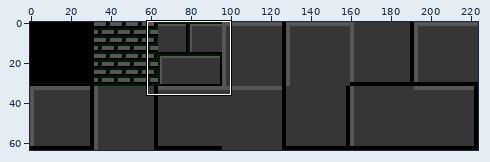
Two states of a sprite sheet, MMOProject/sprites/dungeon_all_2/9e9448c7-b501-4faa-bf29-63afdfe4860b.png. The first picture is a wide view before the edit; the outline marks the close-up.
Close-up. Before:
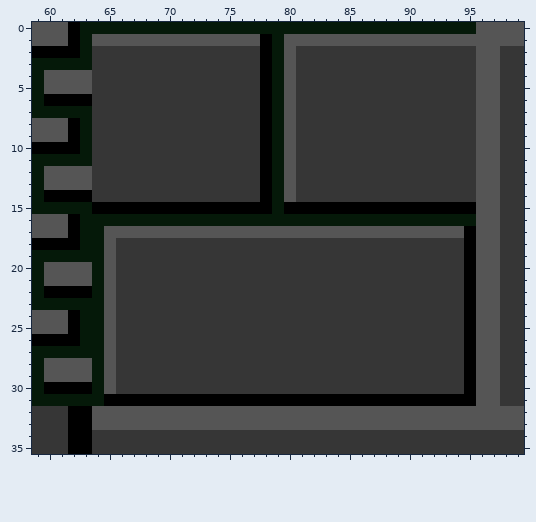
The file is 224x64 pixels. Colours within 5 levels of each other are drawn and written as one. Shown: x 59..99, y 0..35.
The result:
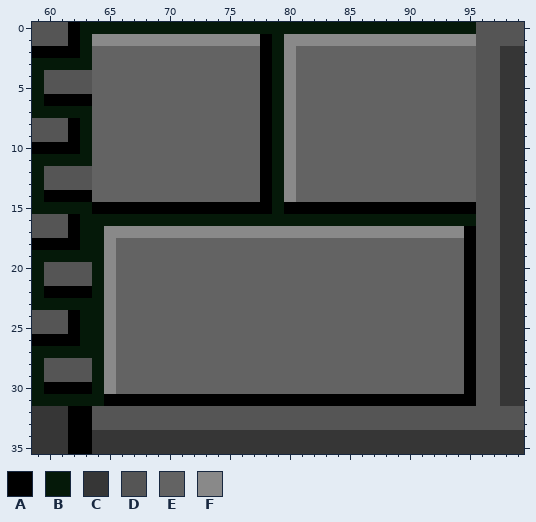
Palette (. is transparent): A #000000  B #051909  C #363636  D #555555  E #636363  F #898989
Difference:
@@ x 59..99 @@
  0 DDDABBBBBBBBBBBBBBBBBBBBBBBBBBBBBBBBBDDDD
- 1 DDDABDDDDDDDDDDDDDDABDDDDDDDDDDDDDDDDDDDD
- 2 AAAABCCCCCCCCCCCCCCABDCCCCCCCCCCCCCCCDDCC
- 3 BBBBBCCCCCCCCCCCCCCABDCCCCCCCCCCCCCCCDDCC
- 4 BDDDDCCCCCCCCCCCCCCABDCCCCCCCCCCCCCCCDDCC
- 5 BDDDDCCCCCCCCCCCCCCABDCCCCCCCCCCCCCCCDDCC
- 6 BAAAACCCCCCCCCCCCCCABDCCCCCCCCCCCCCCCDDCC
- 7 BBBBBCCCCCCCCCCCCCCABDCCCCCCCCCCCCCCCDDCC
- 8 DDDABCCCCCCCCCCCCCCABDCCCCCCCCCCCCCCCDDCC
- 9 DDDABCCCCCCCCCCCCCCABDCCCCCCCCCCCCCCCDDCC
-10 AAAABCCCCCCCCCCCCCCABDCCCCCCCCCCCCCCCDDCC
-11 BBBBBCCCCCCCCCCCCCCABDCCCCCCCCCCCCCCCDDCC
-12 BDDDDCCCCCCCCCCCCCCABDCCCCCCCCCCCCCCCDDCC
-13 BDDDDCCCCCCCCCCCCCCABDCCCCCCCCCCCCCCCDDCC
-14 BAAAACCCCCCCCCCCCCCABDCCCCCCCCCCCCCCCDDCC
+ 1 DDDABFFFFFFFFFFFFFFABFFFFFFFFFFFFFFFFDDDD
+ 2 AAAABEEEEEEEEEEEEEEABFEEEEEEEEEEEEEEEDDCC
+ 3 BBBBBEEEEEEEEEEEEEEABFEEEEEEEEEEEEEEEDDCC
+ 4 BDDDDEEEEEEEEEEEEEEABFEEEEEEEEEEEEEEEDDCC
+ 5 BDDDDEEEEEEEEEEEEEEABFEEEEEEEEEEEEEEEDDCC
+ 6 BAAAAEEEEEEEEEEEEEEABFEEEEEEEEEEEEEEEDDCC
+ 7 BBBBBEEEEEEEEEEEEEEABFEEEEEEEEEEEEEEEDDCC
+ 8 DDDABEEEEEEEEEEEEEEABFEEEEEEEEEEEEEEEDDCC
+ 9 DDDABEEEEEEEEEEEEEEABFEEEEEEEEEEEEEEEDDCC
+10 AAAABEEEEEEEEEEEEEEABFEEEEEEEEEEEEEEEDDCC
+11 BBBBBEEEEEEEEEEEEEEABFEEEEEEEEEEEEEEEDDCC
+12 BDDDDEEEEEEEEEEEEEEABFEEEEEEEEEEEEEEEDDCC
+13 BDDDDEEEEEEEEEEEEEEABFEEEEEEEEEEEEEEEDDCC
+14 BAAAAEEEEEEEEEEEEEEABFEEEEEEEEEEEEEEEDDCC
 15 BBBBBAAAAAAAAAAAAAAABAAAAAAAAAAAAAAAADDCC
 16 DDDABBBBBBBBBBBBBBBBBBBBBBBBBBBBBBBBBDDCC
-17 DDDABBDDDDDDDDDDDDDDDDDDDDDDDDDDDDDDADDCC
-18 AAAABBDCCCCCCCCCCCCCCCCCCCCCCCCCCCCCADDCC
-19 BBBBBBDCCCCCCCCCCCCCCCCCCCCCCCCCCCCCADDCC
-20 BDDDDBDCCCCCCCCCCCCCCCCCCCCCCCCCCCCCADDCC
-21 BDDDDBDCCCCCCCCCCCCCCCCCCCCCCCCCCCCCADDCC
-22 BAAAABDCCCCCCCCCCCCCCCCCCCCCCCCCCCCCADDCC
-23 BBBBBBDCCCCCCCCCCCCCCCCCCCCCCCCCCCCCADDCC
-24 DDDABBDCCCCCCCCCCCCCCCCCCCCCCCCCCCCCADDCC
-25 DDDABBDCCCCCCCCCCCCCCCCCCCCCCCCCCCCCADDCC
-26 AAAABBDCCCCCCCCCCCCCCCCCCCCCCCCCCCCCADDCC
-27 BBBBBBDCCCCCCCCCCCCCCCCCCCCCCCCCCCCCADDCC
-28 BDDDDBDCCCCCCCCCCCCCCCCCCCCCCCCCCCCCADDCC
-29 BDDDDBDCCCCCCCCCCCCCCCCCCCCCCCCCCCCCADDCC
-30 BAAAABDCCCCCCCCCCCCCCCCCCCCCCCCCCCCCADDCC
+17 DDDABBFFFFFFFFFFFFFFFFFFFFFFFFFFFFFFADDCC
+18 AAAABBFEEEEEEEEEEEEEEEEEEEEEEEEEEEEEADDCC
+19 BBBBBBFEEEEEEEEEEEEEEEEEEEEEEEEEEEEEADDCC
+20 BDDDDBFEEEEEEEEEEEEEEEEEEEEEEEEEEEEEADDCC
+21 BDDDDBFEEEEEEEEEEEEEEEEEEEEEEEEEEEEEADDCC
+22 BAAAABFEEEEEEEEEEEEEEEEEEEEEEEEEEEEEADDCC
+23 BBBBBBFEEEEEEEEEEEEEEEEEEEEEEEEEEEEEADDCC
+24 DDDABBFEEEEEEEEEEEEEEEEEEEEEEEEEEEEEADDCC
+25 DDDABBFEEEEEEEEEEEEEEEEEEEEEEEEEEEEEADDCC
+26 AAAABBFEEEEEEEEEEEEEEEEEEEEEEEEEEEEEADDCC
+27 BBBBBBFEEEEEEEEEEEEEEEEEEEEEEEEEEEEEADDCC
+28 BDDDDBFEEEEEEEEEEEEEEEEEEEEEEEEEEEEEADDCC
+29 BDDDDBFEEEEEEEEEEEEEEEEEEEEEEEEEEEEEADDCC
+30 BAAAABFEEEEEEEEEEEEEEEEEEEEEEEEEEEEEADDCC
 31 BBBBBBAAAAAAAAAAAAAAAAAAAAAAAAAAAAAAADDCC
